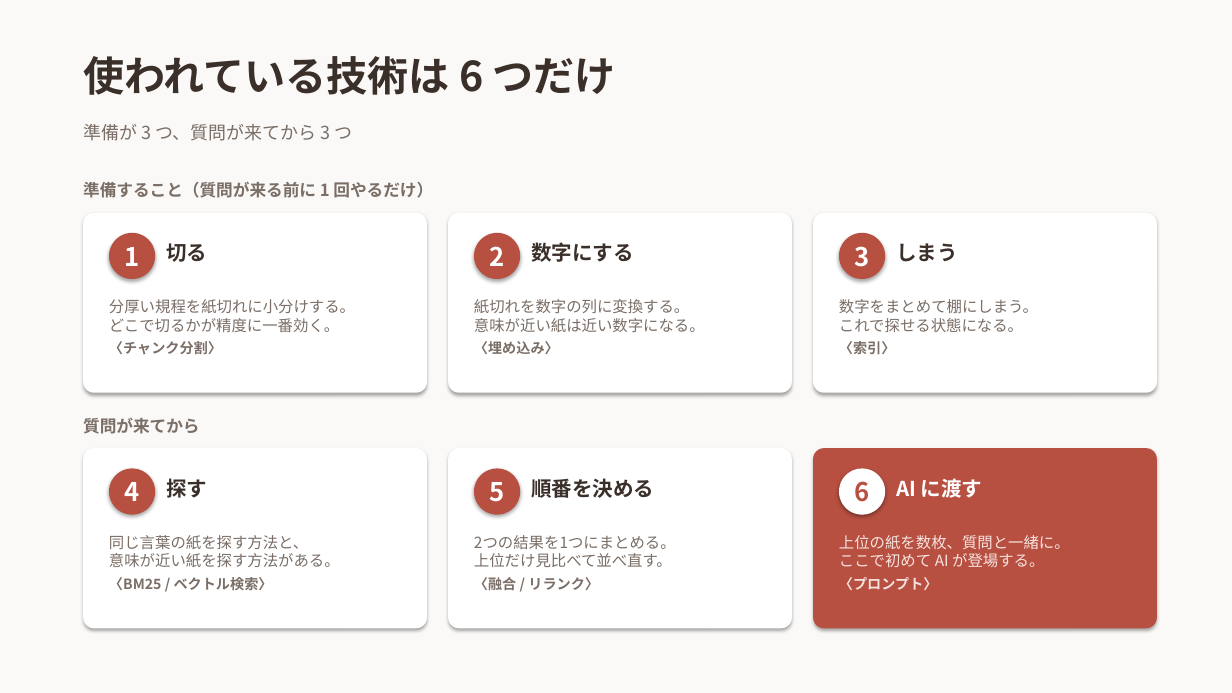
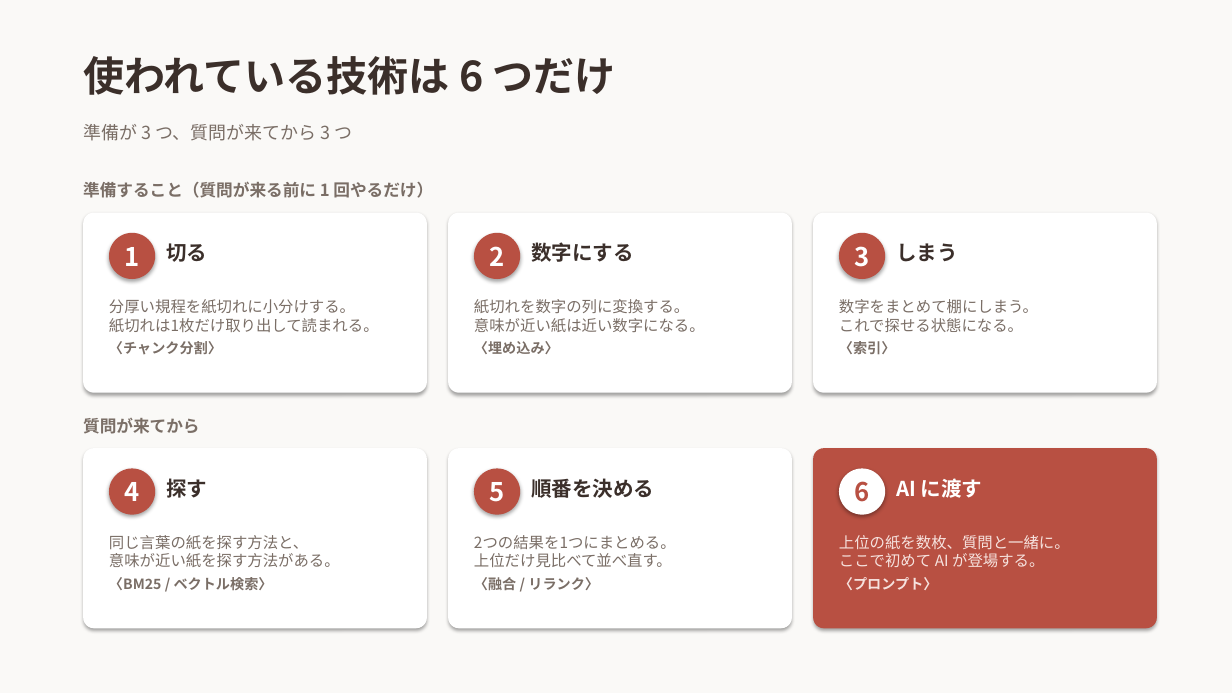
Before and after one commit to 20061111adg-debug/rag-workshop, a slide deck: slide 3 of docs/RAGとは.pptx. Drawn at 1232x693 pixels with LibreOffice and Linux fonts; fonts in the diff are those of the drawing. Boxes give left, top, right and bottom in pixels: in the first picture for what was removed or moved away, otherwise in the second. Text is boxed around its words. In the diff, an @@ line names an element or a change of style, - is before the commit and + after.

```diff
--- a/docs/RAGとは.pptx
+++ b/docs/RAGとは.pptx
@@ text at (109, 299, 379, 332): text changed @@
-分厚い規程を紙切れに小分けする。
-どこで切るかが精度に一番効く。
+分厚い規程を紙切れに小分けする。
+紙切れは1枚だけ取り出して読まれる。
```
Also in this commit, not shown: 1 other slide changed.
